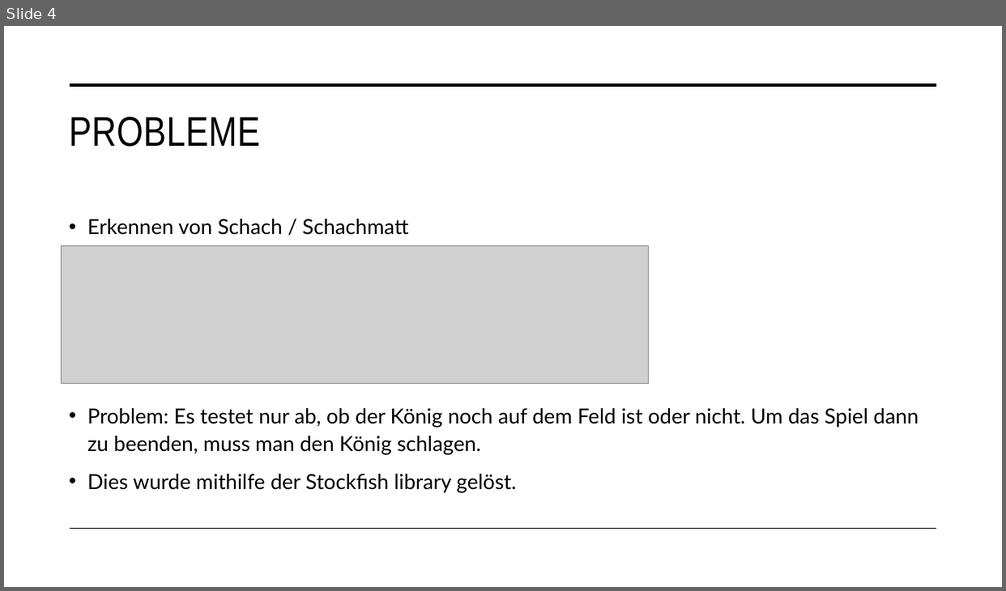
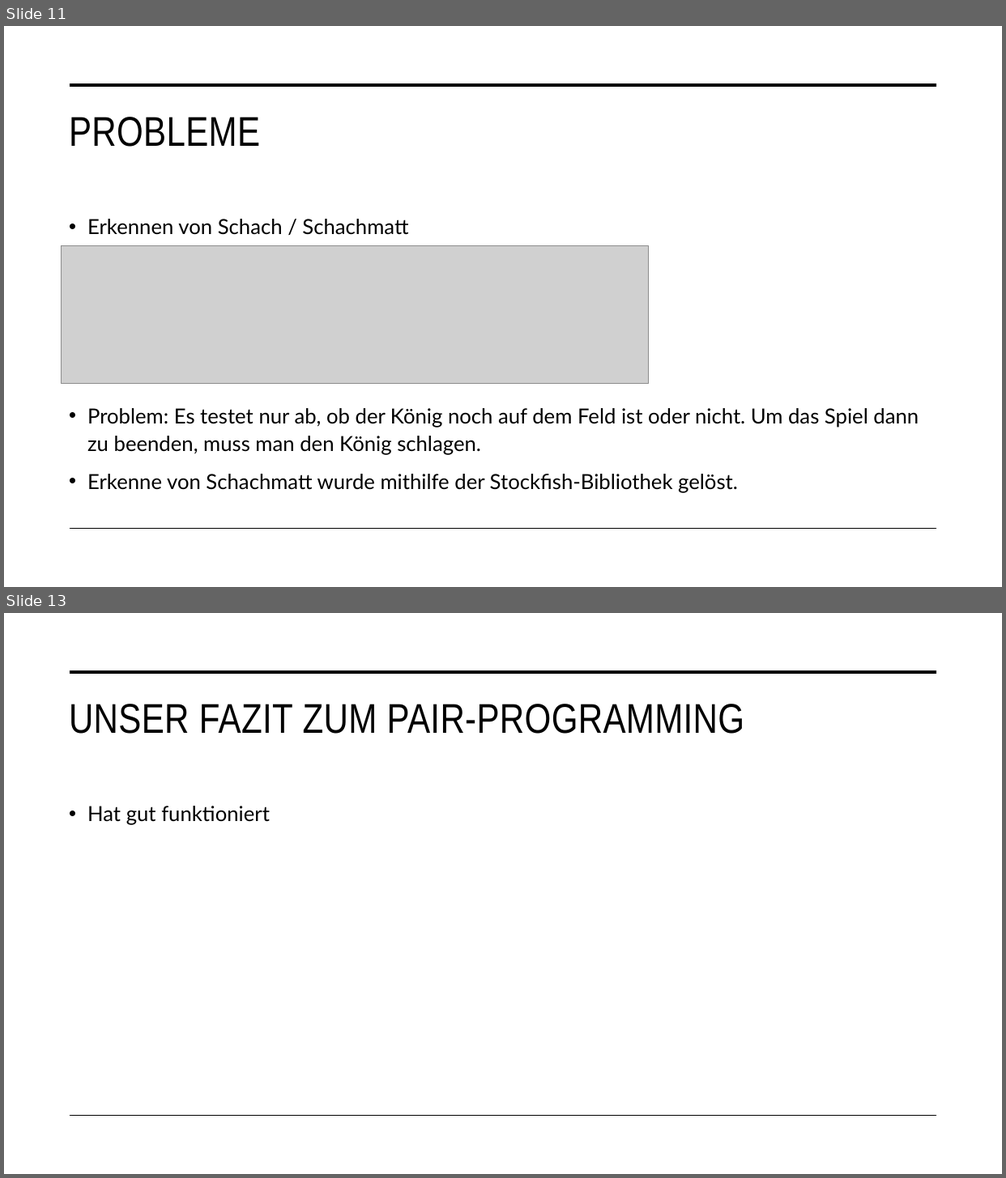
Before and after one commit to YTFirestormHD/PythonChess, a slide deck: Python Chess.pptx. Shown one above the other, each under a label of ours: slide 4 before the commit, slides 11 and 13 after it; the slides between them are not shown. The pictures are 1006x591 and 1006x1178 pixels, drawn with LibreOffice and Linux fonts; fonts in the diff are those of the drawing; grey boxes stand for pictures. Boxes give left, top, right and bottom in pixels: in the first picture for what was removed or moved away, otherwise in the second. Text is boxed around its words. In the diff, an @@ line names an element or a change of style, - is before the commit and + after.

```diff
--- a/Python Chess.pptx
+++ b/Python Chess.pptx
@@ slide 13 added at box(4, 613, 1002, 1174), background #FFFFFF; not listed: 2 template elements that a slide beside it also shows @@
@@ title added at box(69, 704, 744, 734), 40 pt, text #000000 @@
+UNSER FAZIT ZUM PAIR-PROGRAMMING
@@ text added at box(87, 806, 270, 825), 20 pt, text #000000 @@
+• Hat gut funktioniert
@@ what was slide 4 is now slide 11 @@
@@ slide 11 changed as well @@
@@ text at box(87, 474, 738, 493): text changed @@
-• Dies wurde mithilfe der Stockfish library gelöst.
+• Erkenne von Schachmatt wurde mithilfe der Stockfish-Bibliothek gelöst.
```
Also in this commit, not shown: 2 other slides changed, 9 other slides added, 1 slide removed.
